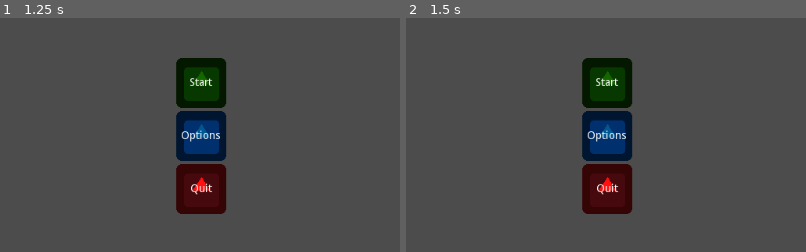
Above: before the commit, frames 1-2 (left to right).
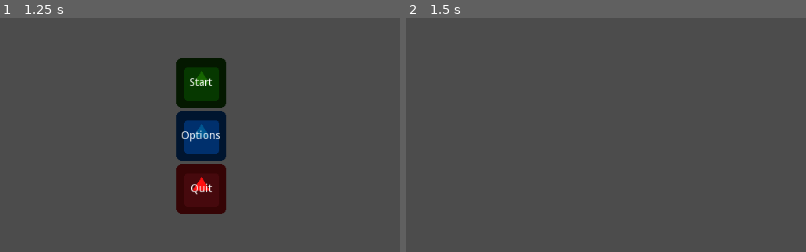
Above: after the commit, the same moments.

Repository: The-Godot-Jamers/LD41-Godot
Game: Godot game, scene res://objects/main.tscn
Two runs of this game, one before a commit and one after it. Both use one fixed random seed, a clock stepped at 60 frames per second and the inputs below. The engine's default icon, where the game draws it, is replaced by a stand-in: a white triangle on a blue panel in a dark square.
Inputs (mouse positions are % of the whole screen's width and height, from its top left):
- Up to frame 1 (1.25 s): click (51, 50) at 0.5 s
- Up to frame 2 (1.5 s): click (51, 39) at 1.25 s
The pictures show only the part of the screen within x 26-76%, y 25-75%; the shares and areas given below are measured in that part.

Frame 1 is identical in both runs. In frame 2, 7.9% of the frame differs, in the area x 44-57%, y 17-84%.

Commit message:
add simple script for menu

Diff:
--- /dev/null
+++ b/objects/menu.gd
@@ -0,0 +1,17 @@
+extends VBoxContainer
+
+func _ready():
+	$StartButton/start.connect("pressed", self, "_on_start")
+	$OptionsButton/options.connect("pressed", self, "_on_options")
+	$QuitButton/quit.connect("pressed", self, "_on_quit")
+
+
+func _on_start():
+	hide()
+	# add stuff to active 2d scene
+
+func _on_options():
+	pass
+
+func _on_quit():
+	get_tree().quit()
--- a/objects/menu.tscn
+++ b/objects/menu.tscn
@@ -1,6 +1,7 @@
-[gd_scene load_steps=2 format=2]
-
-[ext_resource path="res://icon.png" type="Texture" id=1]
+[gd_scene load_steps=3 format=2]
+
+[ext_resource path="res://objects/menu.gd" type="Script" id=1]
+[ext_resource path="res://icon.png" type="Texture" id=2]
 
 [node name="menu" type="CanvasLayer" index="0"]
 
@@ -62,6 +63,7 @@
 size_flags_horizontal = 1
 size_flags_vertical = 1
 alignment = 0
+script = ExtResource( 1 )
 
 [node name="StartButton" type="CenterContainer" parent="ui/CenterContainer/VBoxContainer" index="0"]
 
Not shown: 3 places in objects/menu.tscn that only renumber resources
